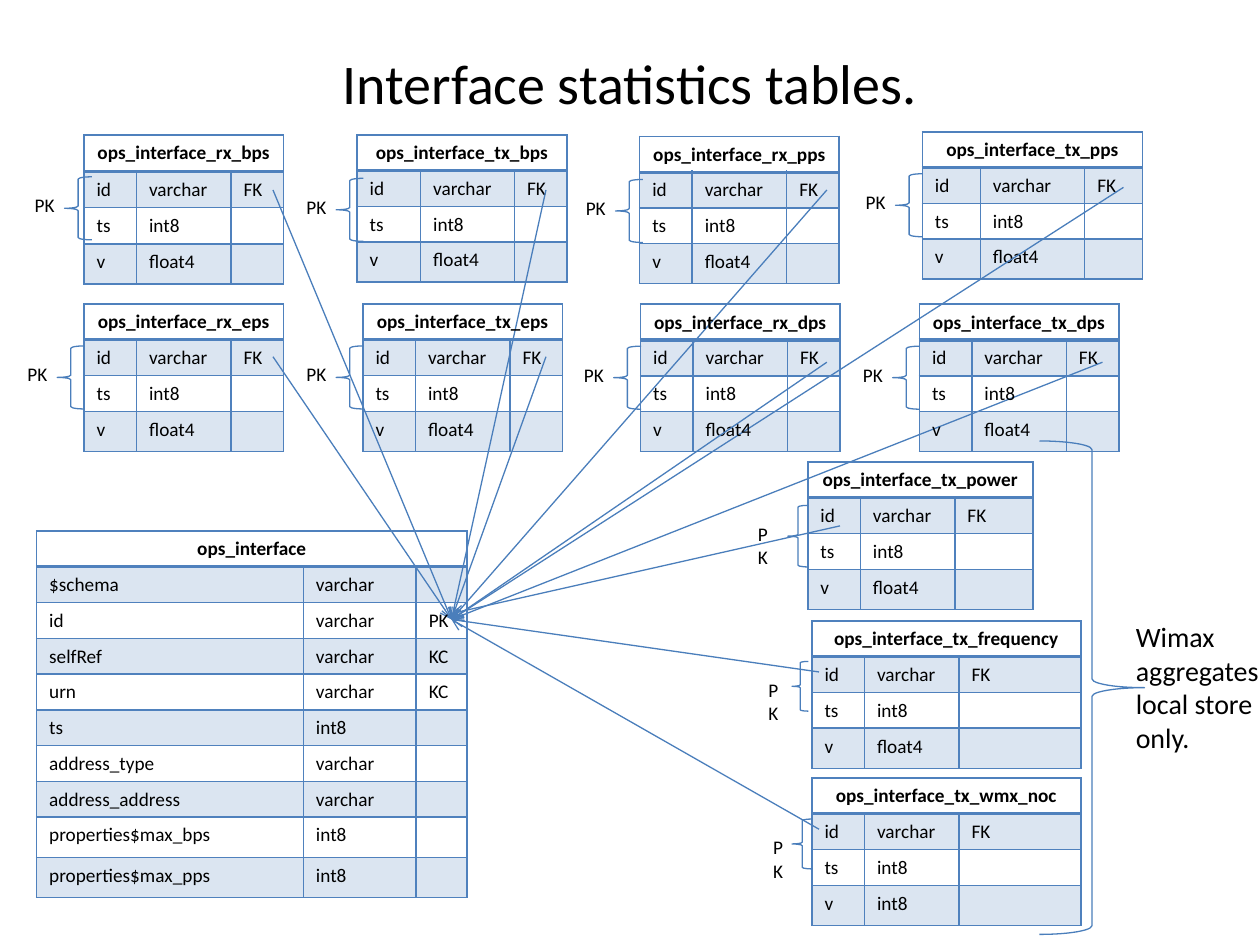
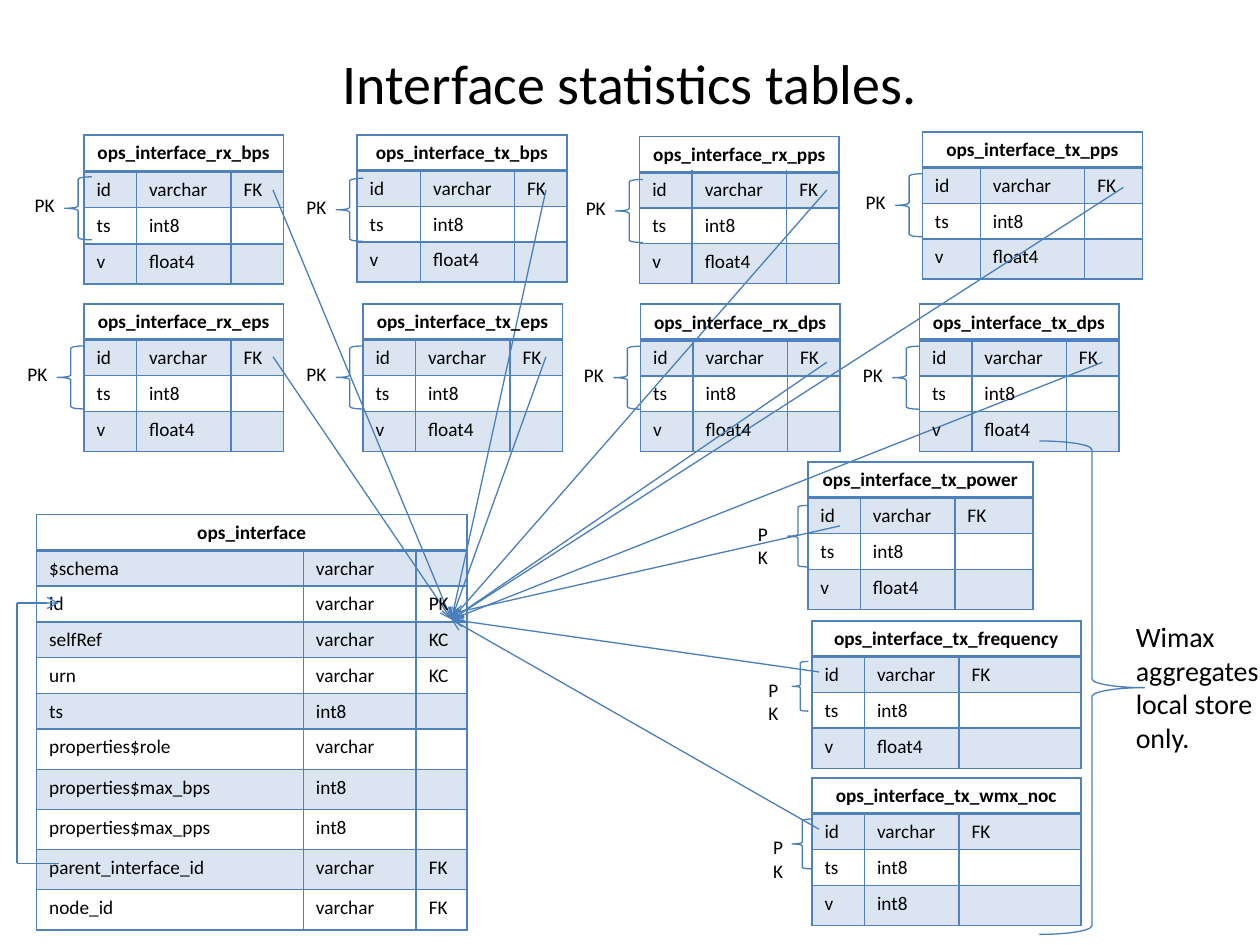
Before and after one commit to tcmitchell/geni-ops-monitoring, a slide deck: slide 10 of doc/slides/Ops Monitoring Tables relations.pptm. Drawn at 1260x945 pixels with LibreOffice and Linux fonts; fonts in the diff are those of the drawing. Boxes give left, top, right and bottom in pixels: in the first picture for what was removed or moved away, otherwise in the second. Text is boxed around its words. In the diff, an @@ line names an element or a change of style, - is before the commit and + after.

Commit message:
Updated slides to reflect new DB schema after redundancy elimination.
Addresses ticket:133.

```diff
--- a/doc/slides/Ops Monitoring Tables relations.pptm
+++ b/doc/slides/Ops Monitoring Tables relations.pptm
@@ table at <box>37,514,467,929</box> @@
-row 7: address_type | varchar | 
-row 8: address_address | varchar | 
+row 7: properties$role | varchar | 
+row 10: parent_interface_id | varchar | FK
+row 11: node_id | varchar | FK
@@ table: place and size @@
-table at <box>37,530,467,896</box>
+table at <box>37,514,467,929</box>
@@ line added from (16, 863) to (16, 604), #4B7EBC 0.75 pt @@
@@ arrow added from (16, 604) to (59, 604), #4B7EBC 0.75 pt @@
@@ line added from (59, 863) to (16, 863), #4B7EBC 0.75 pt @@
```
Also in this commit, not shown: 9 other slides changed.
